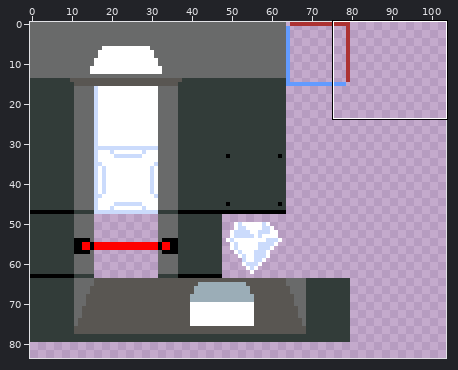
A sprite sheet gets an edit: Assets/Sprites/Environment.png. Above, an overview of the earlier version with the close-up marked.
Close-up. As it was:
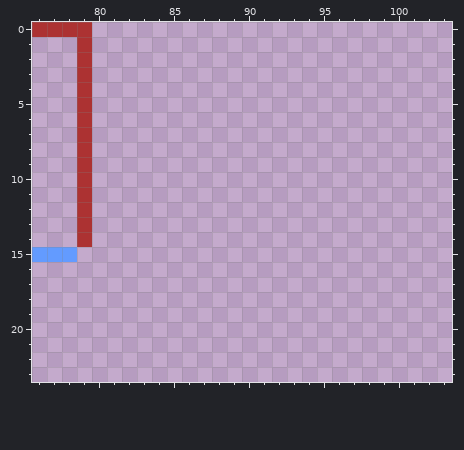
The file is 128x128 pixels. Shown: x 76..103, y 0..23. The wide view leaves out empty margins.
Once edited:
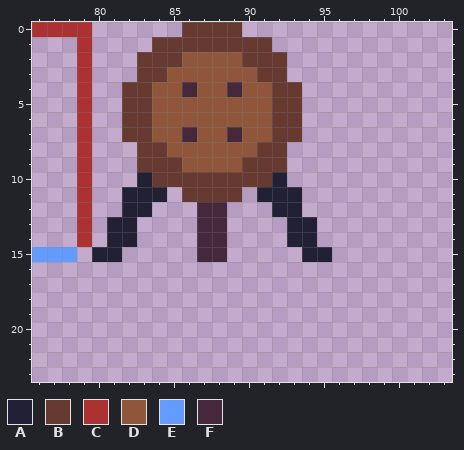
Palette (. is transparent): A #222034  B #663931  C #ac3232  D #8f563b  E #639bff  F #45283c
Difference:
@@ x 76..103 @@
- 0 CCCC........................
- 1 ...C........................
- 2 ...C........................
- 3 ...C........................
- 4 ...C........................
- 5 ...C........................
- 6 ...C........................
- 7 ...C........................
- 8 ...C........................
- 9 ...C........................
-10 ...C........................
-11 ...C........................
-12 ...C........................
-13 ...C........................
-14 ...C........................
-15 EEE.........................
+ 0 CCCC......BBBB..............
+ 1 ...C....BBBBBBBB............
+ 2 ...C...BBBDDDDBBB...........
+ 3 ...C...BBDDDDDDBB...........
+ 4 ...C..BBDDFDDFDDBB..........
+ 5 ...C..BBDDDDDDDDBB..........
+ 6 ...C..BBDDDDDDDDBB..........
+ 7 ...C..BBDDFDDFDDBB..........
+ 8 ...C...BBDDDDDDBB...........
+ 9 ...C...BBBDDDDBBB...........
+10 ...C...ABBBBBBBBA...........
+11 ...C..AAA.BBBB.AAA..........
+12 ...C..AA...FF...AA..........
+13 ...C.AA....FF....AA.........
+14 ...C.AA....FF....AA.........
+15 EEE.AA.....FF.....AA........
 16 ............................
Pixel boxes of the changes (left, top, right, bottom) in both close-ups:
added: (92, 22, 332, 262)
